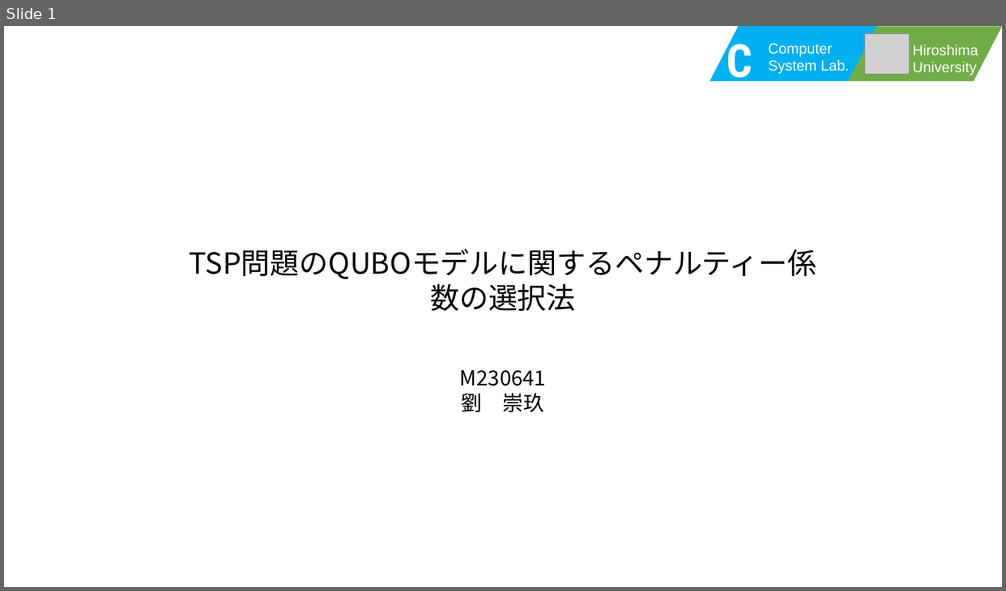
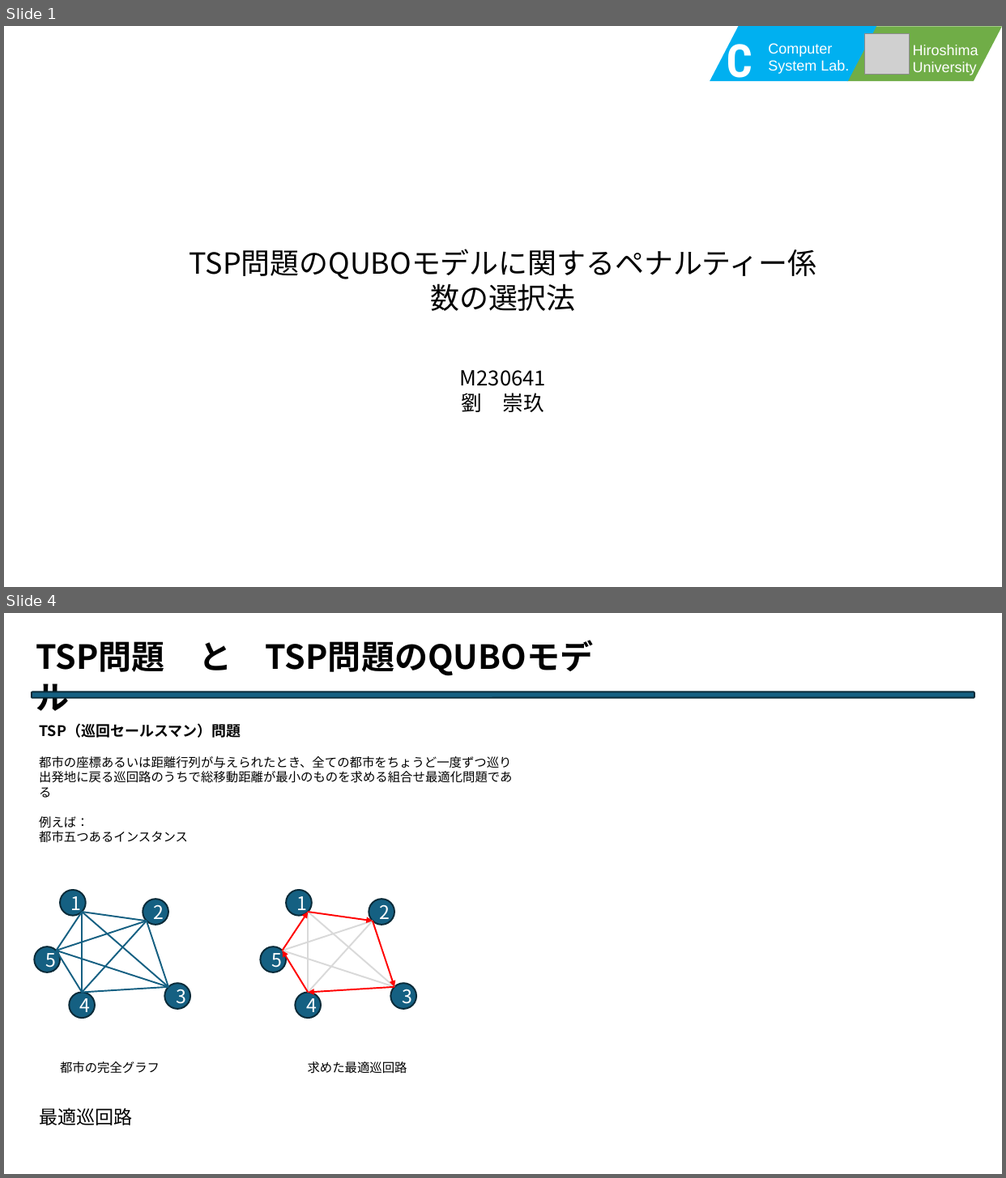
Before and after one commit to Legolas9999/chuukann, a slide deck: 中期.pptx. Shown one above the other, each under a label of ours: slide 1 before the commit, slides 1 and 4 after it; the slides between them are not shown. The pictures are 1006x591 and 1006x1178 pixels, drawn with LibreOffice and Linux fonts; fonts in the diff are those of the drawing; grey boxes stand for pictures. Boxes give left, top, right and bottom in pixels: in the first picture for what was removed or moved away, otherwise in the second. Text is boxed around its words. In the diff, an @@ line names an element or a change of style, - is before the commit and + after.

```diff
--- a/中期.pptx
+++ b/中期.pptx
@@ slide 4 added at box(4, 613, 1002, 1174), background #FFFFFF @@
@@ text added at box(36, 641, 232, 672), 32 pt, text #000000, bold @@
+TSP問題 と TSP問題のQUBOモデル
@@ rounded rectangle added at box(32, 692, 975, 698), fill #156082, outline #092A39 1.5 pt @@
@@ text added at box(39, 723, 512, 843), 12 pt, text #000000 @@
+TSP（巡回セールスマン）問題
+都市の座標あるいは距離行列が与えられたとき、全ての都市をちょうど一度ずつ巡り出発地に戻る巡回路のうちで総移動距離が最小のものを求める組合せ最適化問題である
+例えば：
+都市五つあるインスタンス
@@ arrow added from (283, 951) to (308, 912), #FF0000 1.5 pt @@
@@ arrow added from (308, 912) to (373, 922), #FF0000 1.5 pt @@
@@ arrow added from (373, 922) to (394, 987), #FF0000 1.5 pt @@
@@ group added at box(34, 890, 190, 1018): 10 lines, 5 ellipses @@
+1
+4
+2
+3
+5
@@ group added at box(260, 890, 416, 1018): 5 ellipses, 5 lines @@
+1
+4
+2
+3
+5
@@ arrow added from (308, 993) to (283, 951), #FF0000 1.5 pt @@
@@ arrow added from (394, 987) to (308, 993), #FF0000 1.5 pt @@
@@ text added at box(60, 1062, 160, 1074), 12 pt, text #000000 @@
+都市の完全グラフ
@@ text added at box(308, 1062, 407, 1074), 12 pt, text #000000 @@
+求めた最適巡回路
@@ text added at box(39, 1108, 132, 1126), 18 pt, text #000000 @@
+最適巡回路
```
Also in this commit, not shown: 8 other slides added, 1 slide removed, 2 other files.
